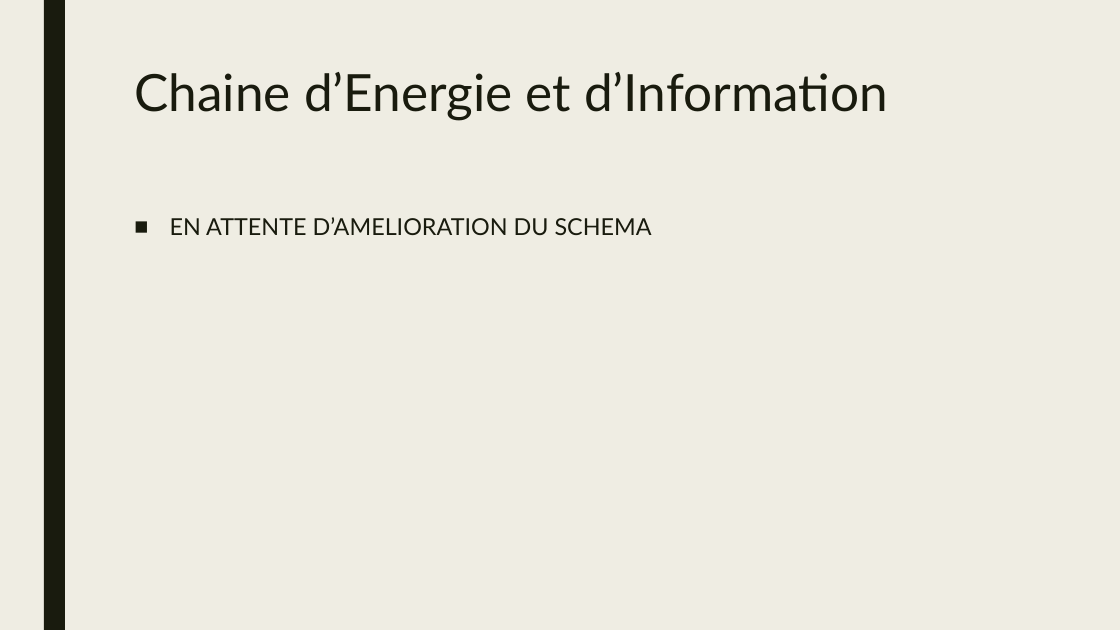
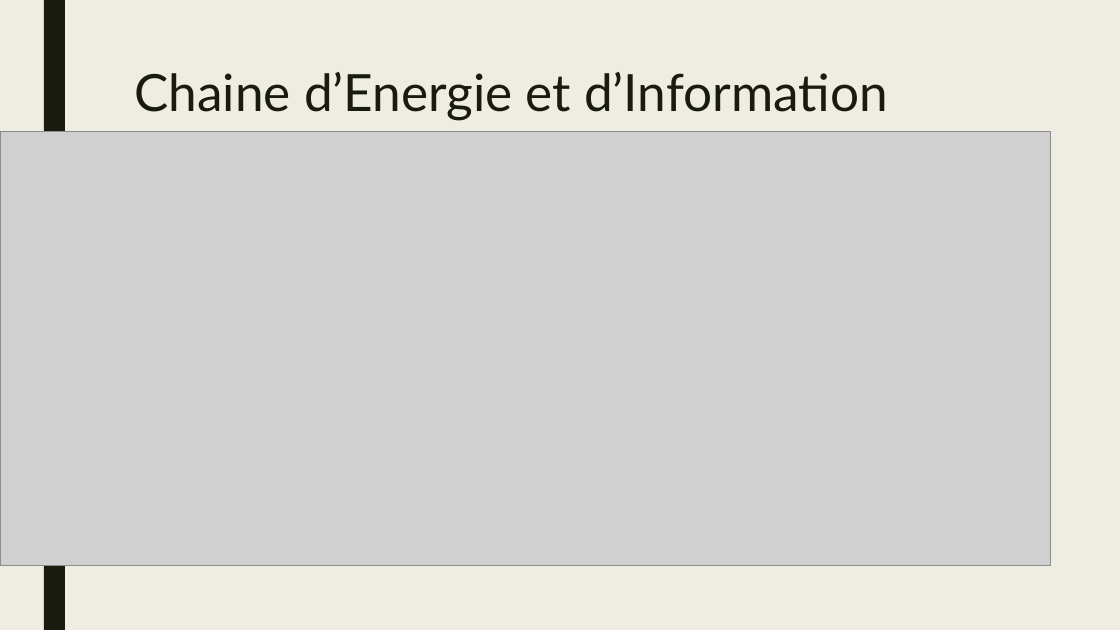
Before and after one commit to BoZhang-dev/Project-Joola, a slide deck: slide 5 of Notes/Presentation-Borui.pptx. Drawn at 1120x630 pixels with LibreOffice and Linux fonts; fonts in the diff are those of the drawing; grey boxes stand for pictures. Boxes give left, top, right and bottom in pixels: in the first picture for what was removed or moved away, otherwise in the second. Text is boxed around its words. In the diff, an @@ line names an element or a change of style, - is before the commit and + after.

```diff
--- a/Notes/Presentation-Borui.pptx
+++ b/Notes/Presentation-Borui.pptx
@@ picture added at (0,131,1051,565) @@
@@ text removed at (170,217,652,235) @@
-■ EN ATTENTE D’AMELIORATION DU SCHEMA
```
Also in this commit, not shown: 2 other slides changed, 2 other files.
